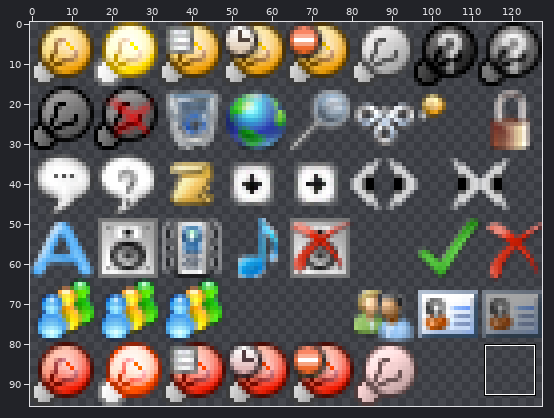
Two versions of one sprite sheet, resources/adsky/images/skin.png. Above: a wide view before the commit, with the close-up outlined.
Close-up. Before the commit:
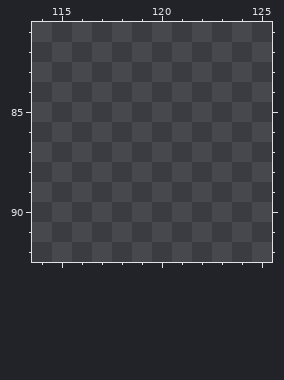
The file is 128x96 pixels. Shown: x 114..125, y 81..92. The commit also changed other parts of the picture, which this record leaves out.
Palette (. is transparent): 
The same view after the edit:
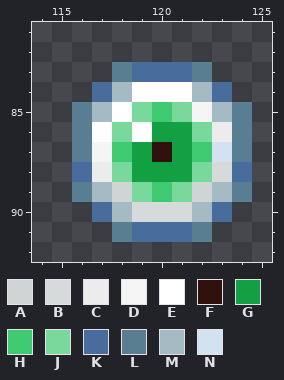
Colours new in this view: A #cfd5d5  B #d7dadb  C #ececec  D #f5f5f5  E #ffffff  F #30110e  G #12a043  H #3fca71  J #79d99c  K #486c9c  L #597e91  M #a4bbc4  N #d3e2f1
The edit:
Changed rows in their new state; - is an unchanged pixel.
first column x 116:
83 --LKKKL--
84 -KMEEEMK-
85 LMEJHJDML
86 LEJEGGJCL
87 LDHGFGHNL
88 KCJGGGJBK
89 LMAJHJAML
90 -KMBBBMK-
91 --LKKKL--
Changed places in both close-ups, as pixel boxes (x1, y1, x2, y2):
added: (72, 62, 252, 242)
